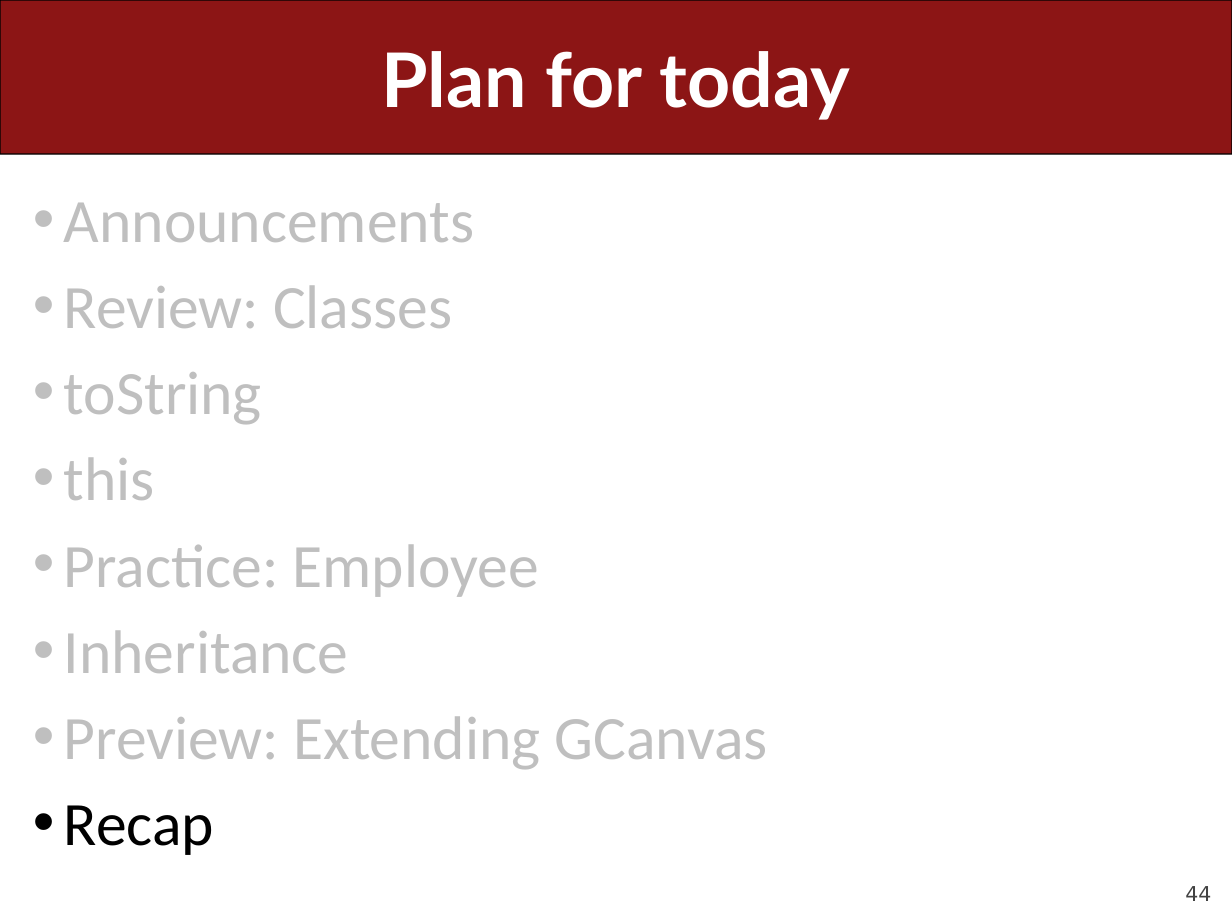
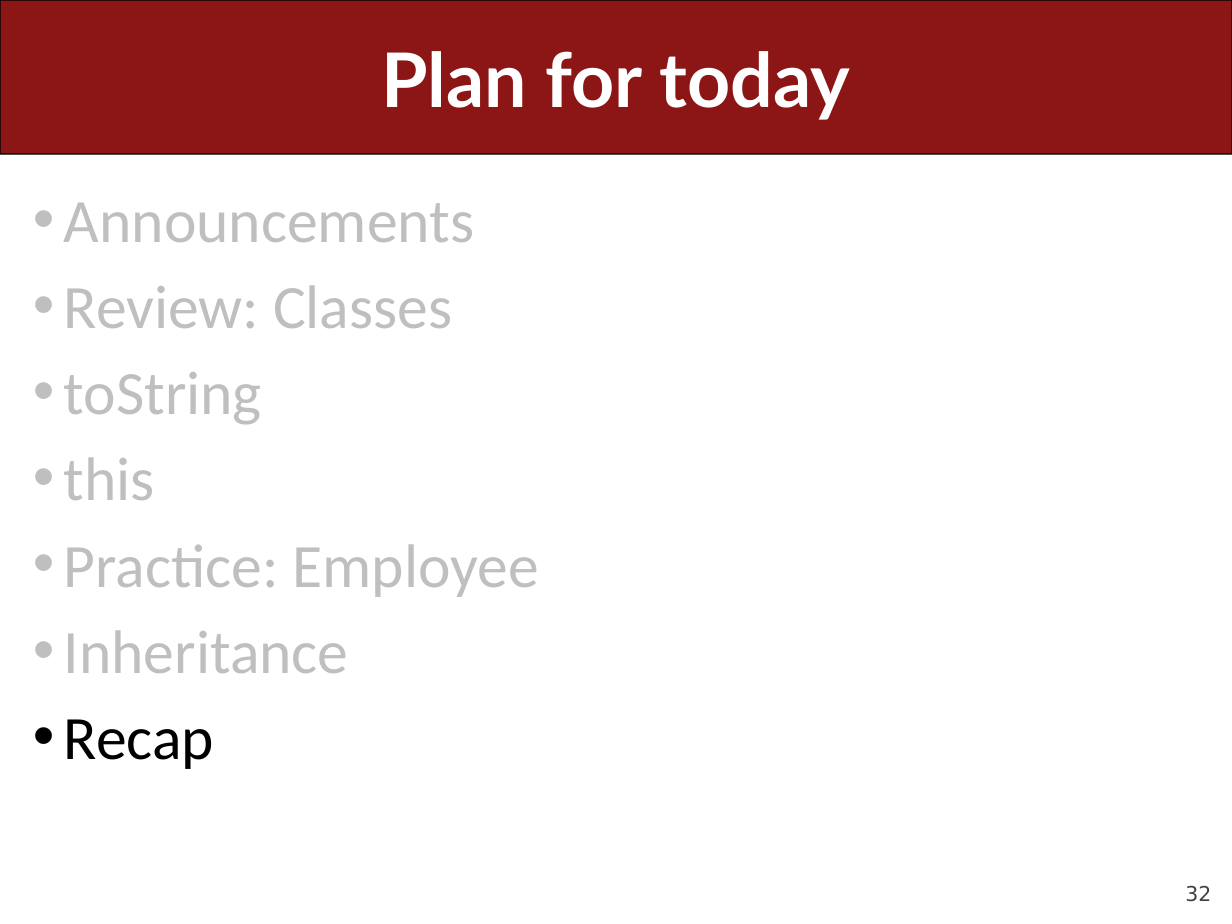
Before and after one commit to ckincaid17/cs106a-summer-2018, a slide deck: slide 32 of WWW/lectures/Lecture22/Lecture22.pptx (slide 44 before the commit). Drawn at 1232x924 pixels with LibreOffice and Linux fonts; fonts in the diff are those of the drawing. Boxes give left, top, right and bottom in pixels: in the first picture for what was removed or moved away, otherwise in the second. Text is boxed around its words. In the diff, an @@ line names an element or a change of style, - is before the commit and + after.

```diff
--- a/WWW/lectures/Lecture22/Lecture22.pptx
+++ b/WWW/lectures/Lecture22/Lecture22.pptx
@@ text at [64,716,768,769]: paragraph removed @@
-• Preview: Extending GCanvas
@@ page number at [1185,885,1211,902]: text changed @@
-44
+32
```
Also in this commit, not shown: 8 other slides changed, 12 slides removed, 10 other files.
